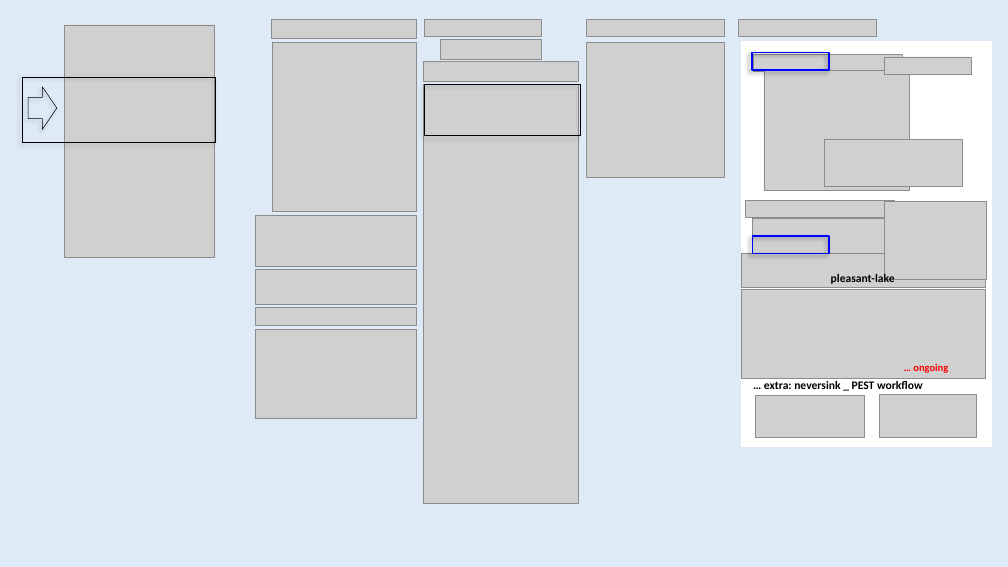
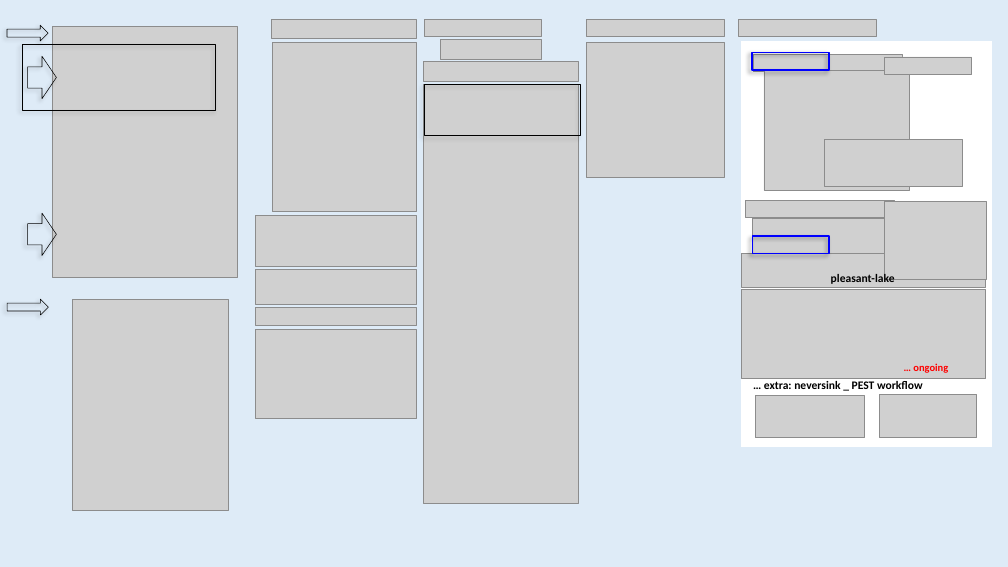
Before and after one commit to grossiRM/00_Betami, a slide deck: slide 1 of 01_Follow_up__activities.pptx. Drawn at 1008x567 pixels with LibreOffice and Linux fonts; fonts in the diff are those of the drawing; grey boxes stand for pictures. Boxes give left, top, right and bottom in pixels: in the first picture for what was removed or moved away, otherwise in the second. Text is boxed around its words. In the diff, an @@ line names an element or a change of style, - is before the commit and + after.

Commit message:
41

```diff
--- a/01_Follow_up__activities.pptx
+++ b/01_Follow_up__activities.pptx
@@ right arrow added at [7,25,48,41], outline #000000 0.5 pt @@
@@ picture: place and size @@
-picture at [64,25,215,257]
+picture at [53,26,237,277]
@@ rectangle: place and size @@
-rectangle at [23,77,215,143]
+rectangle at [23,45,215,110]
@@ right arrow: place and size @@
-right arrow at [28,87,57,129]
+right arrow at [28,56,57,98]
@@ text removed at [185,97,228,127] @@
-*
@@ right arrow added at [28,213,57,256], outline #000000 0.5 pt @@
@@ right arrow added at [8,299,48,315], outline #000000 0.5 pt @@
@@ picture added at [72,299,228,510] @@
```
Also in this commit, not shown: 1 other slide changed.
